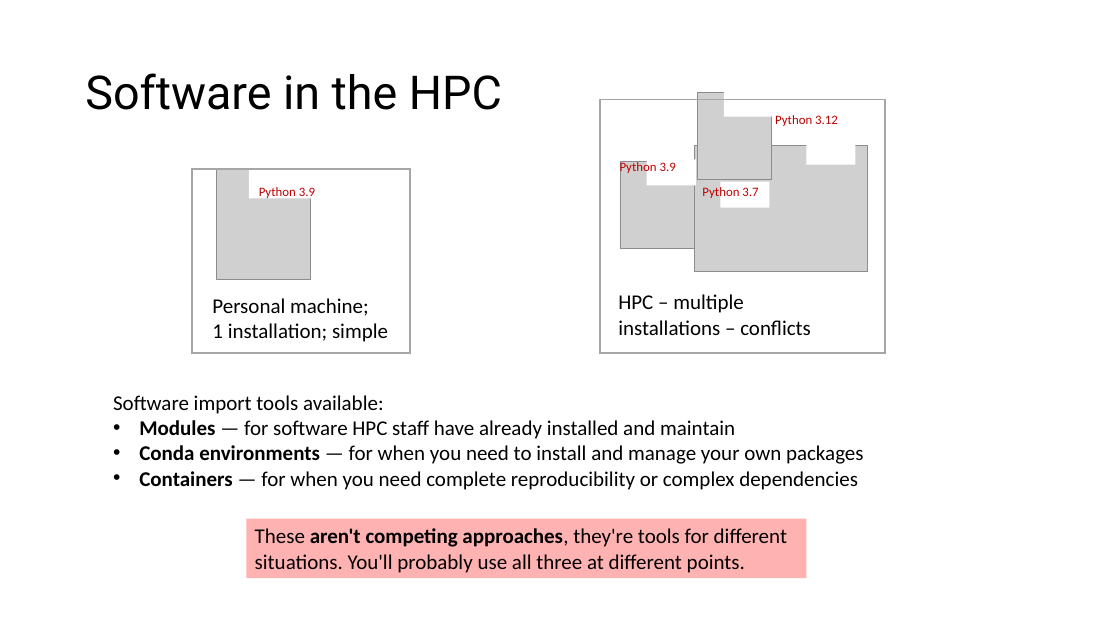
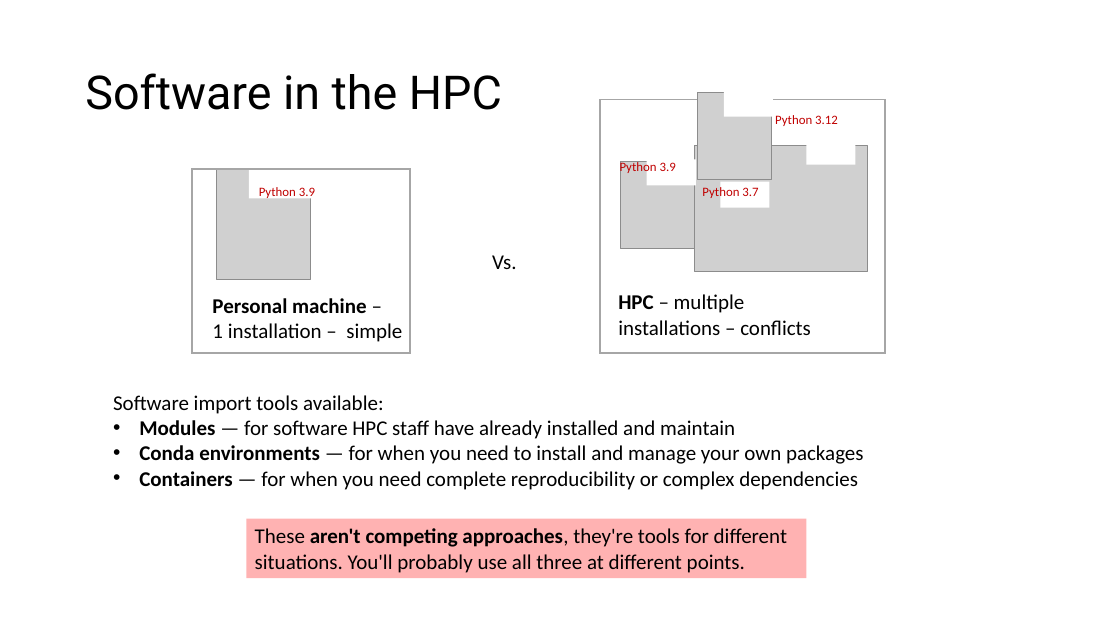
Before and after one commit to hurwitzlab/brc_hazel_training, a slide deck: slide 5 of slides/brc_hazel_week_d4.pptx. Drawn at 1120x630 pixels with LibreOffice and Linux fonts; fonts in the diff are those of the drawing; grey boxes stand for pictures. Boxes give left, top, right and bottom in pixels: in the first picture for what was removed or moved away, otherwise in the second. Text is boxed around its words. In the diff, an @@ line names an element or a change of style, - is before the commit and + after.

```diff
--- a/slides/brc_hazel_week_d4.pptx
+++ b/slides/brc_hazel_week_d4.pptx
@@ text added at [492,255,516,269], 18 pt, text #000000 @@
+Vs.
@@ text at [212,298,402,342]: text changed @@
-Personal machine;
-1 installation; simple
+Personal machine –
+1 installation – simple
@@ text "HPC – multiple installations – ..." at [618,294,811,335]: bold on in "HPC" @@
```
Also in this commit, not shown: 3 other slides changed, 1 slide added.
